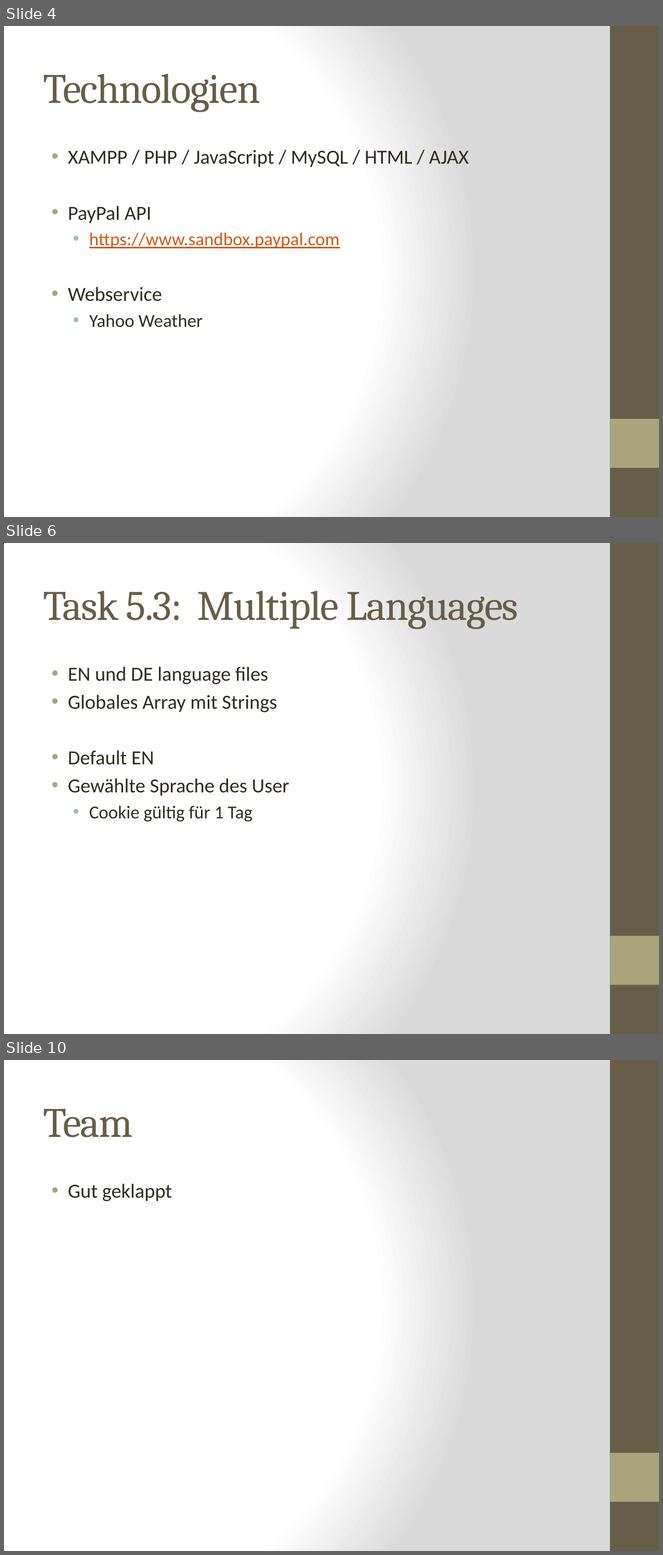
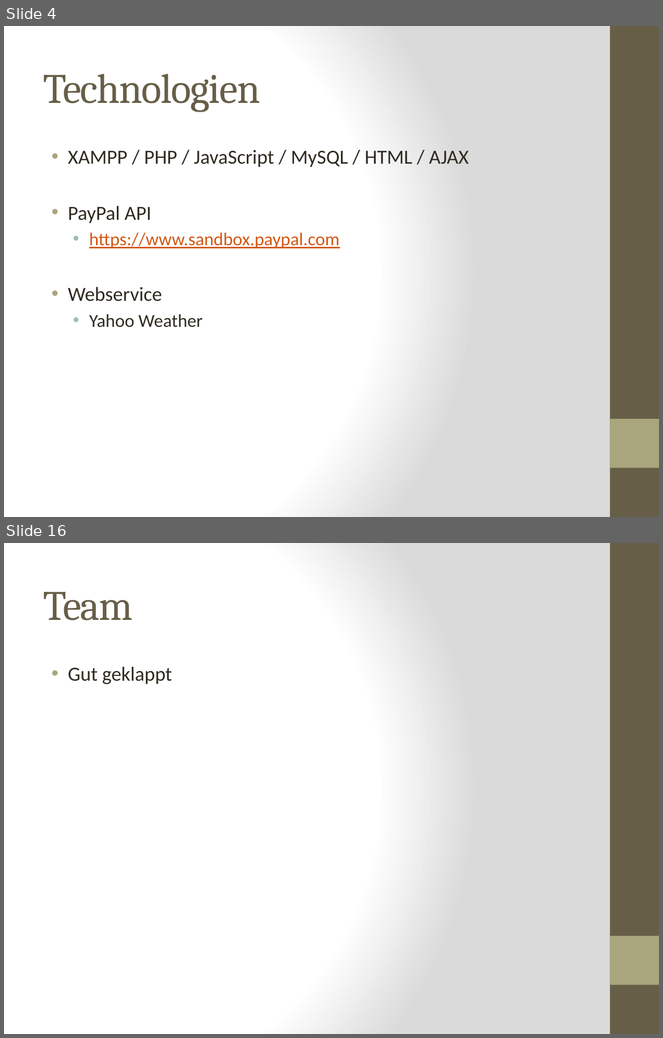
Before and after one commit to kochm8/ch.bfh.bti7054.w2014.p.beerwebshop, a slide deck: doc/Präsentation.pptx. Shown one above the other, each under a label of ours: slides 4, 6 and 10 before the commit, slides 4 and 16 after it; the slides between them are not shown. The pictures are 663x1555 and 663x1038 pixels, drawn with LibreOffice and Linux fonts; fonts in the diff are those of the drawing. Boxes give left, top, right and bottom in pixels: in the first picture for what was removed or moved away, otherwise in the second. Text is boxed around its words. In the diff, an @@ line names an element or a change of style, - is before the commit and + after.

```diff
--- a/doc/Präsentation.pptx
+++ b/doc/Präsentation.pptx
@@ slide 6 removed at (4, 543, 659, 1034), background gradient #FFFFFF to #DADADA; not listed: 2 template elements that a slide beside it also shows @@
@@ title removed at (44, 591, 519, 629) @@
-Task 5.3: Multiple Languages
@@ text removed at (68, 667, 289, 822) @@
-• EN und DE language files
-• Globales Array mit Strings
-• Default EN
-• Gewählte Sprache des User
-  • Cookie gültig für 1 Tag
@@ what was slide 10 is now slide 16 @@
```
Also in this commit, not shown: 5 slides changed, 7 slides added, 1 other file.
